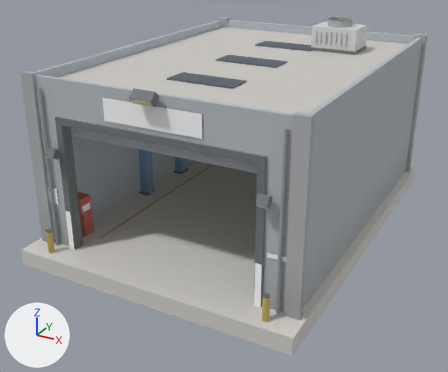
The glTF model models/base/repair.glb: old version first, new version second.
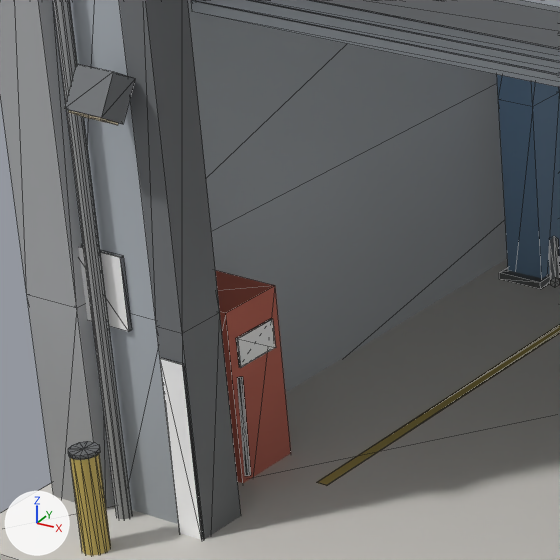
Each version appears first whole from a 50 mm camera at (12.36, -24.61, 9.17) aimed at (-0.39, -1.43, -2.42), and next in a close-up on the part from 7% to 34% of the width and 36% to 68% of the height. Arrows for +X, +Y and +Z are at lower left; the lights stay in place. The last two pictures show the newer version. The close-ups show mesh edges as thin lines. Vertices at exactly the same position are counted once.

Objects in the first close-up: 'repair'.
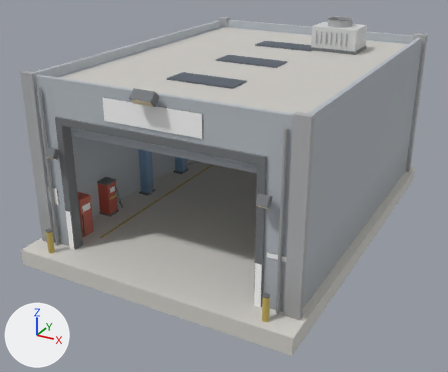
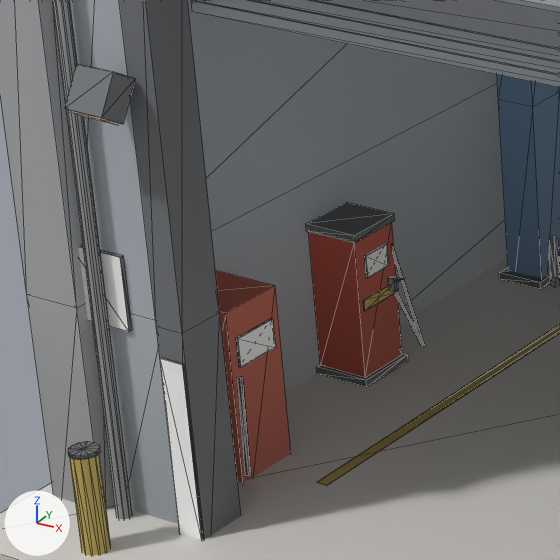
The change in detail:
me_base is used by ob_repair; location (0.0, 0.0, 0.0).
me_base had 1649 vertices, 2788 faces and spanned x -6.2..6.2, y -8.6..8.6, z -4.5..4.5.
me_base now has 1738 vertices, 2932 faces and spans x -6.2..6.2, y -8.6..8.6, z -4.5..4.5.
me_base part 1: a new loose piece, a box spanning x -5.5..-4.86, y -4.335..-3.655, z -3.825..-3.745, in mat_steel.
me_base part 2: a new loose piece, a box spanning x -5.48..-4.9, y -4.3..-3.69, z -3.74..-2.24, in mat_steel.
me_base part 3: a new loose piece, a box spanning x -5.49..-4.88, y -4.315..-3.675, z -2.245..-2.165, in mat_steel.
me_base part 4: a new loose piece, a box spanning x -4.9..-4.888, y -4.235..-3.755, z -3.025..-2.905, in mat_steel.
me_base part 5: a new loose piece, a box spanning x -4.9..-4.82, y -3.825..-3.765, z -2.965..-2.825, in mat_steel.
me_base part 6: a new loose piece of 27 vertices spanning x -4.9..-4.7, y -3.8..-3.6, z -3.6..-2.5, in mat_steel.
Part 7, on me_base:
47 faces are deleted.
2 vertices move within x -4.8, y -8.1, z -2.8.
8 vertices are added at x -4.9, y -4.2..-3.8, z -2.7..-2.4.
2 new faces join them, mat_screen.
57 new faces join them, mat_steel.
Other edits to the shape of me_base do not show in these pictures.

Changed parts and their boxes [x1, y1, x2, y2] in the close-ups (560 x 560 px; the box of a moved part takes in the faces that stretch with it):
part 1 of me_base, added: after [316, 353, 408, 387]
part 2 of me_base, added (red): after [309, 223, 402, 378]
part 3 of me_base, added: after [306, 202, 395, 243]
part 4 of me_base, added: after [363, 285, 395, 311]
part 5 of me_base, added: after [388, 276, 399, 292]
part 6 of me_base, added: after [392, 246, 425, 347]
part 7 of me_base, moved or reshaped: before [84, 377, 251, 549]; after [84, 244, 389, 549]
